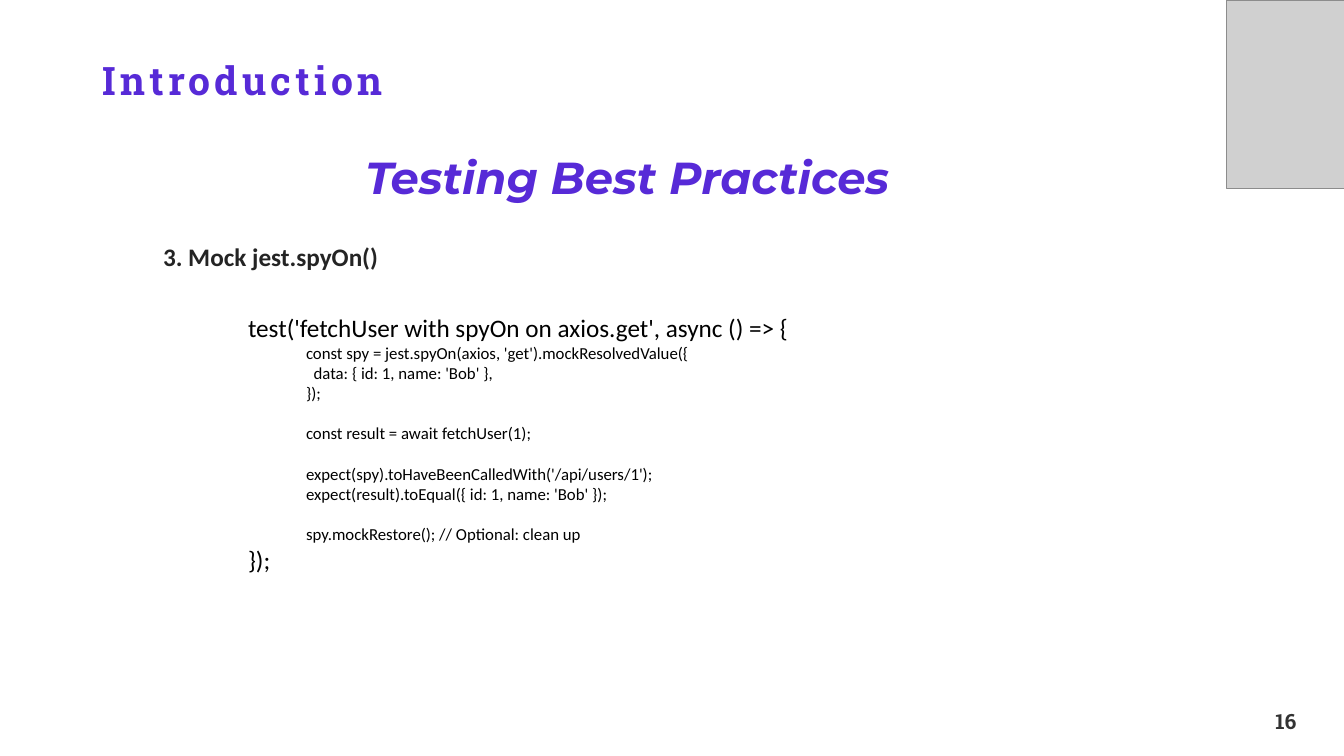
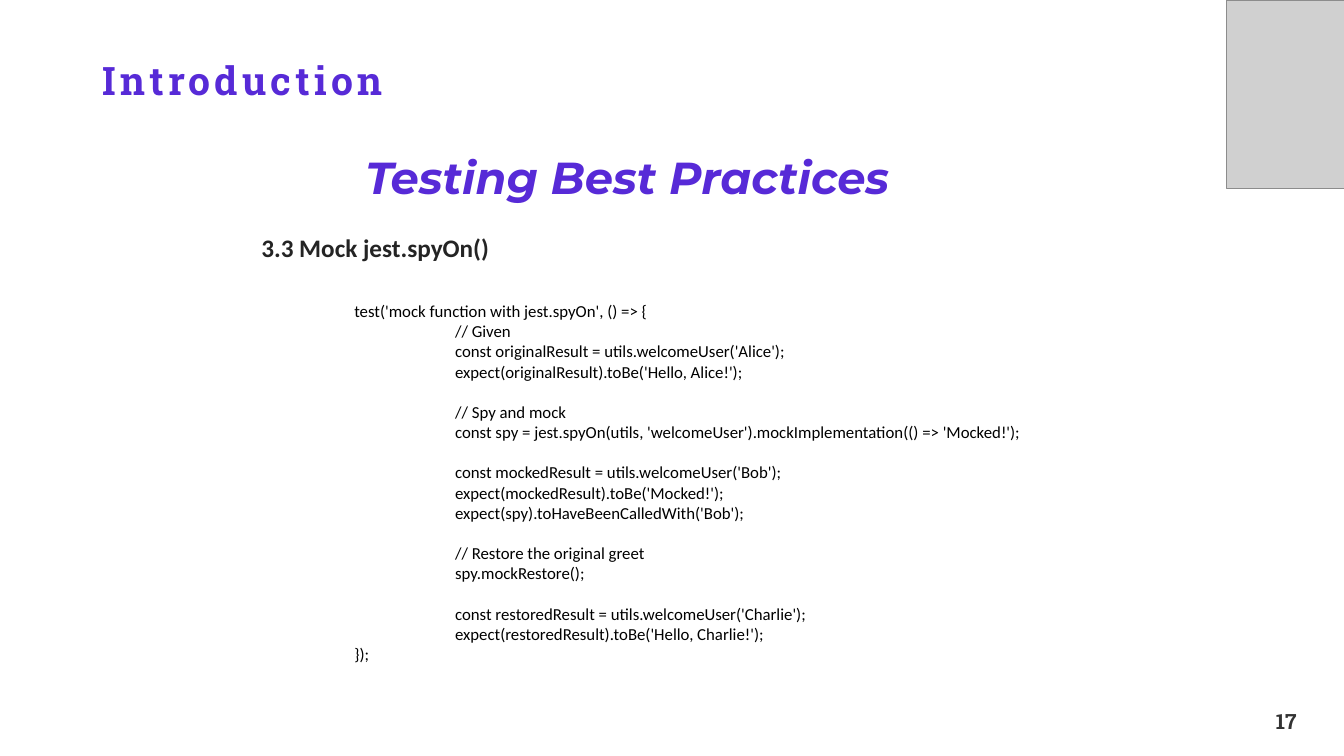
Before and after one commit to TakiRahal/test-react-19, a slide deck: slide 17 of Testing ReactJS.pptx (slide 16 before the commit). Drawn at 1344x756 pixels with LibreOffice and Linux fonts; fonts in the diff are those of the drawing; grey boxes stand for pictures; background and template pictures are left out. Boxes give left, top, right and bottom in pixels: in the first picture for what was removed or moved away, otherwise in the second. Text is boxed around its words. In the diff, an @@ line names an element or a change of style, - is before the commit and + after.

```diff
--- a/Testing ReactJS.pptx
+++ b/Testing ReactJS.pptx
@@ text at (261,238,489,262): text changed @@
-3. Mock jest.spyOn()
+3.3 Mock jest.spyOn()
@@ text "test('mock function with jest.spyOn', () ...": place and size @@
-text "test('mock function with jest.spyOn', () ..." at (248,319,723,543)
+text "test('mock function with jest.spyOn', () ..." at (354,305,1020,643)
@@ text "test('mock function with jest.spyOn', () ..." at (354,305,1020,643): list level 2 to 1 in "});" @@
@@ text at (354,305,1020,643): text changed @@
-test('fetchUser with spyOn on axios.get', async () => {
-  const spy = jest.spyOn(axios, 'get').mockResolvedValue({
-  data: { id: 1, name: 'Bob' },
+test('mock function with jest.spyOn', () => {
+// Given
+const originalResult = utils.welcomeUser('Alice');
+expect(originalResult).toBe('Hello, Alice!');
+// Spy and mock
+const spy = jest.spyOn(utils, 'welcomeUser').mockImplementation(() => 'Mocked!');
+const mockedResult = utils.welcomeUser('Bob');
+expect(mockedResult).toBe('Mocked!');
+expect(spy).toHaveBeenCalledWith('Bob');
+// Restore the original greet
+spy.mockRestore();
+const restoredResult = utils.welcomeUser('Charlie');
+expect(restoredResult).toBe('Hello, Charlie!');
@@ text at (306,427,652,543): paragraphs removed @@
-  const result = await fetchUser(1);
-  expect(spy).toHaveBeenCalledWith('/api/users/1');
-  expect(result).toEqual({ id: 1, name: 'Bob' });
-  spy.mockRestore(); // Optional: clean up
-});
@@ page number at (1276,714,1297,729): text changed @@
-16
+17
```
Also in this commit, not shown: 3 other slides changed, 2 slides added, 1 slide removed, 13 other files.
